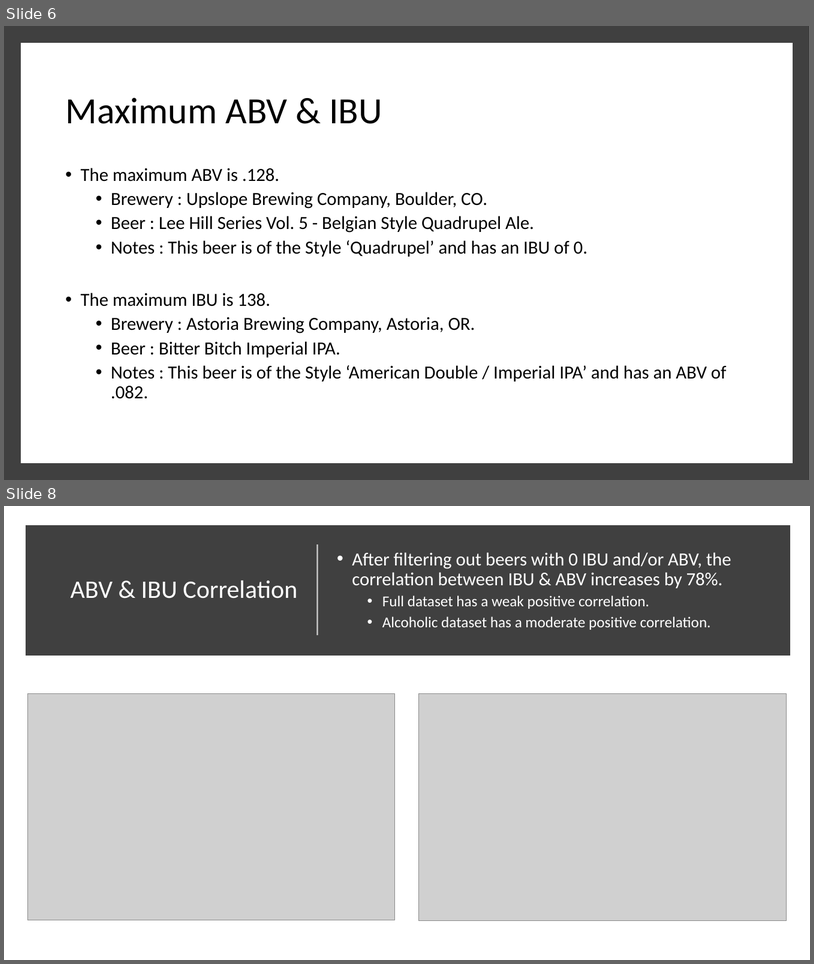
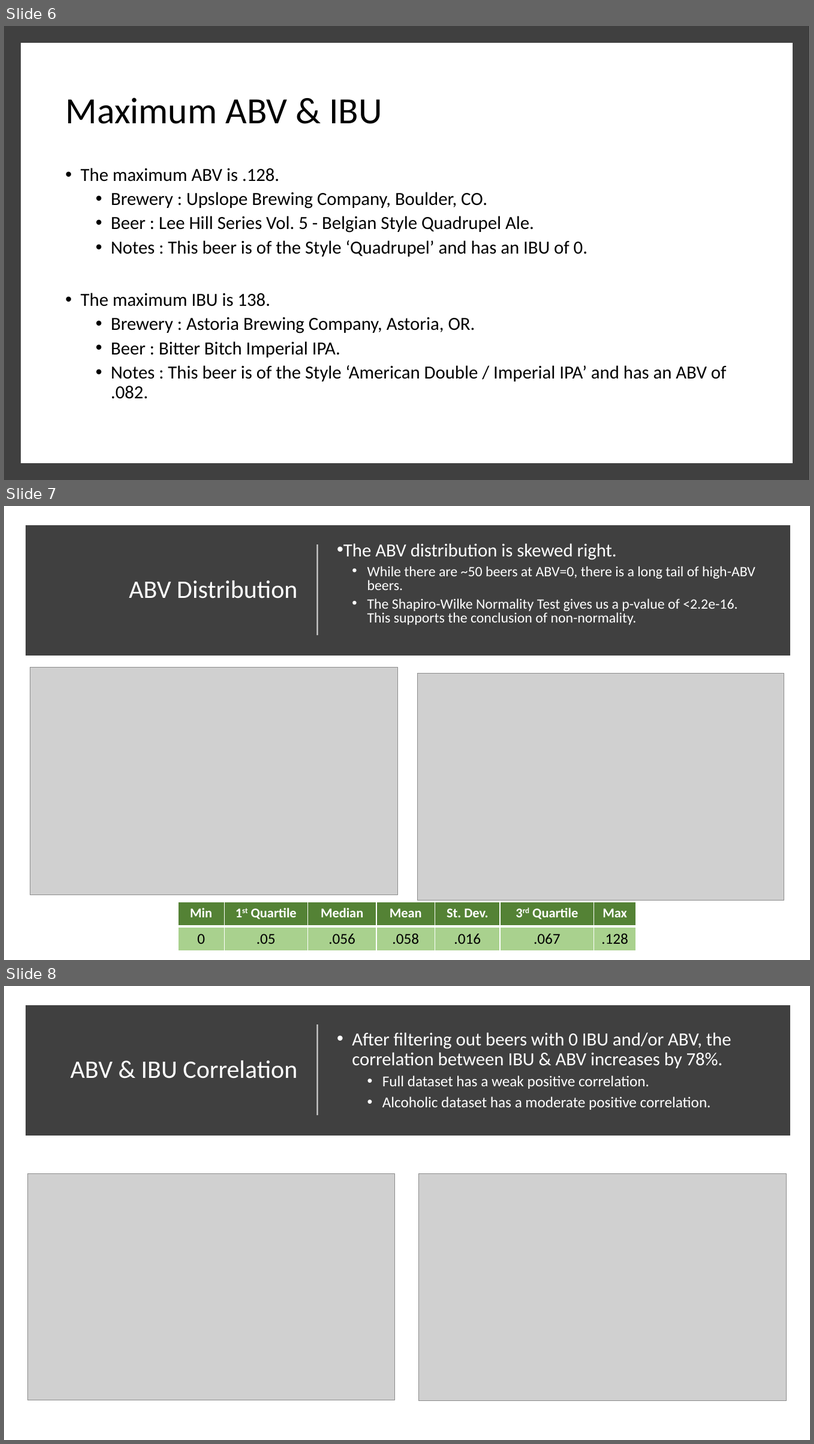
Before and after one commit to ericlaigaie/Case-Study-01, a slide deck: EDA_Presentation.pptx. Shown one above the other, each under a label of ours: slides 6 and 8 before the commit, slides 6, 7 and 8 after it; the slides between them are not shown. The pictures are 814x964 and 814x1444 pixels, drawn with LibreOffice and Linux fonts; fonts in the diff are those of the drawing; grey boxes stand for pictures. Boxes give left, top, right and bottom in pixels: in the first picture for what was removed or moved away, otherwise in the second. Text is boxed around its words. In the diff, an @@ line names an element or a change of style, - is before the commit and + after.

Commit message:
Update PPT and RMD
Added text to my slides.

```diff
--- a/EDA_Presentation.pptx
+++ b/EDA_Presentation.pptx
@@ slide 7 added at (x1=4, y1=506, x2=810, y2=960), background #FFFFFF @@
@@ rectangle added at (x1=30, y1=529, x2=787, y2=652), fill #404040, outline #404040 10 pt @@
@@ line added from (317, 636) to (317, 545), #FFFFFF 1.5 pt @@
@@ text added at (x1=344, y1=543, x2=756, y2=625), 17 pt, text #FFFFFF @@
+• The ABV distribution is skewed right.
+  • While there are ~50 beers at ABV=0, there is a long tail of high-ABV beers.
+  • The Shapiro-Wilke Normality Test gives us a p-value of <2.2e-16. This supports the conclusion of non-normality.
@@ title added at (x1=129, y1=580, x2=297, y2=598), 30 pt, text #FFFFFF @@
+ABV Distribution
@@ picture added at (x1=30, y1=667, x2=398, y2=894) @@
@@ picture added at (x1=418, y1=673, x2=785, y2=900) @@
@@ table added at (x1=178, y1=901, x2=637, y2=951), 2 rows, 7 columns @@
+Min | 1st Quartile | Median | Mean | St. Dev. | 3rd Quartile | Max
+0 | .05 | .056 | .058 | .016 | .067 | .128
```
Also in this commit, not shown: 1 slide removed, 1 other file.
